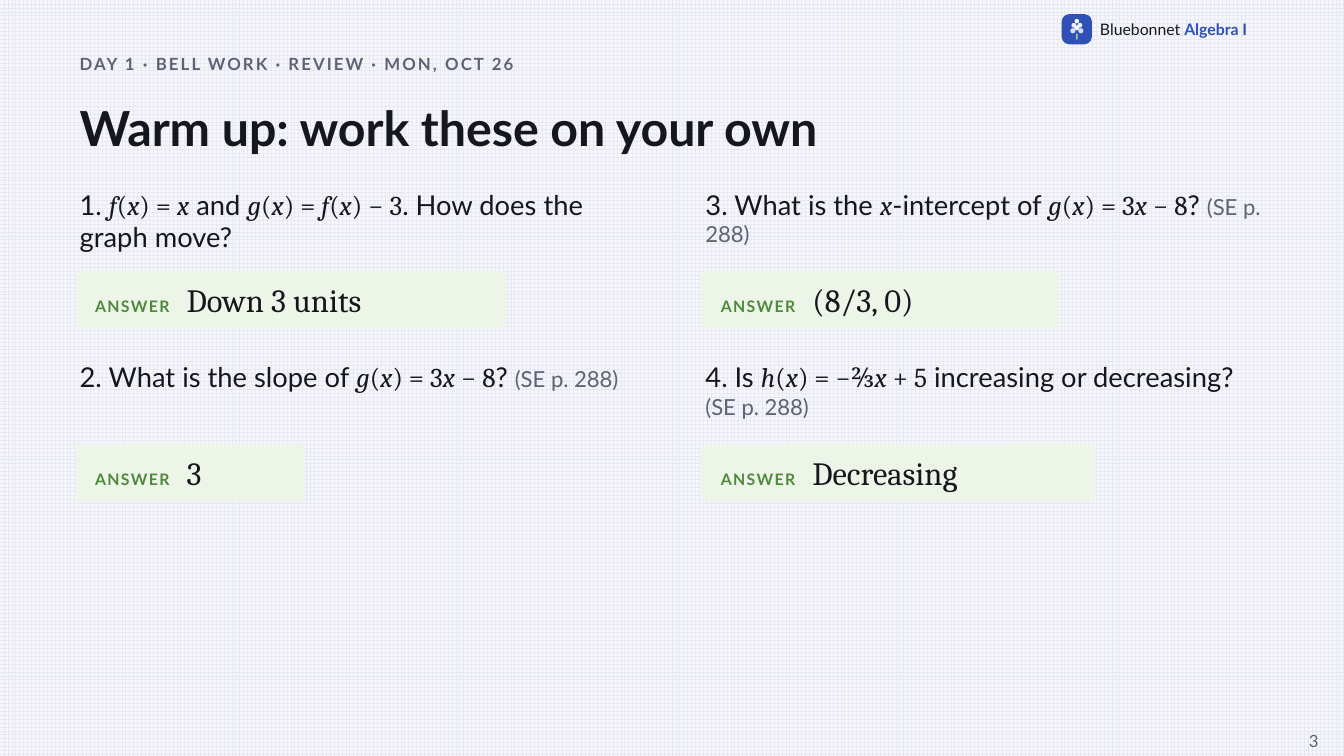
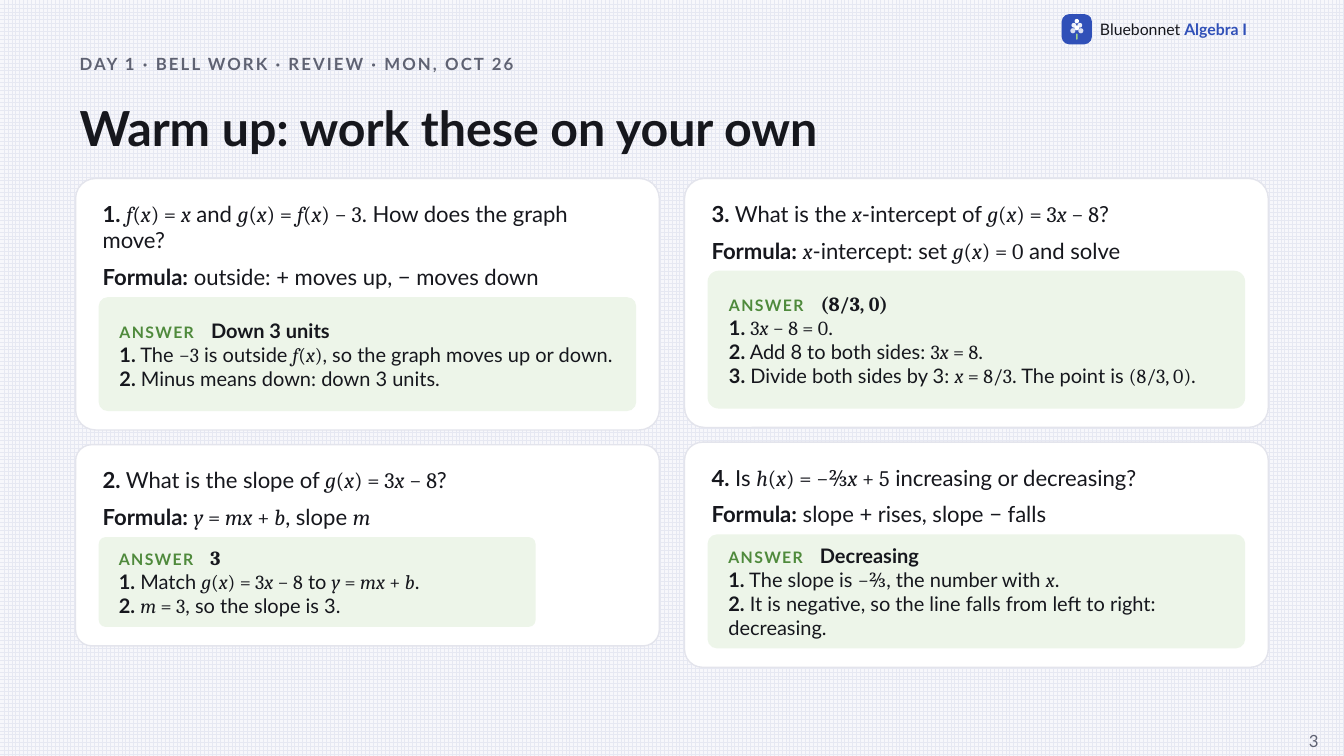
Before and after one commit to Apolloat2022/Algebra1M2U1L4, a slide deck: slide 3 of IEP/t2-lesson2-vertical-horizontal-transformations-IEP-catchup.pptx. Drawn at 1344x756 pixels with LibreOffice and Linux fonts; fonts in the diff are those of the drawing. Boxes give left, top, right and bottom in pixels: in the first picture for what was removed or moved away, otherwise in the second. Text is boxed around its words. In the diff, an @@ line names an element or a change of style, - is before the commit and + after.

```diff
--- a/IEP/t2-lesson2-vertical-horizontal-transformations-IEP-catchup.pptx
+++ b/IEP/t2-lesson2-vertical-horizontal-transformations-IEP-catchup.pptx
@@ rounded rectangle added at bbox=[76, 178, 659, 431], fill #FFFFFF, outline #E3E4EC 1 pt @@
@@ rounded rectangle added at bbox=[685, 178, 1268, 427], fill #FFFFFF, outline #E3E4EC 1 pt @@
@@ text "1. f(x) = x and ...": place and size @@
-text "1. f(x) = x and ..." at bbox=[80, 195, 584, 252]
+text "1. f(x) = x and ..." at bbox=[103, 205, 568, 248]
@@ text "1. f(x) = x and ..." at bbox=[103, 205, 568, 248]: size 19.5 to 15.8 pt; bold on in "1." @@
@@ text at bbox=[712, 205, 1109, 227]: text changed; size 19.5 to 15.8 pt @@
-3. What is the x-intercept of g(x) = 3x − 8? (SE p. 288)
+3. What is the x-intercept of g(x) = 3x − 8?
@@ text added at bbox=[103, 268, 538, 289], 15.8 pt, text #16171D @@
+Formula: outside: + moves up, − moves down
@@ text added at bbox=[712, 242, 1120, 264], 15.8 pt, text #16171D @@
+Formula: x-intercept: set g(x) = 0 and solve
@@ rounded rectangle removed at bbox=[76, 271, 506, 329] @@
-ANSWER Down 3 units
@@ rounded rectangle added at bbox=[99, 297, 636, 411], fill #EDF5E9, 14.2 pt, text #16171D @@
+ANSWER Down 3 units
+1. The −3 is outside f(x), so the graph moves up or down.
+2. Minus means down: down 3 units.
@@ rounded rectangle removed at bbox=[702, 271, 1059, 329] @@
-ANSWER (8/3, 0)
@@ rounded rectangle added at bbox=[708, 271, 1245, 409], fill #EDF5E9, 14.2 pt, text #16171D @@
+ANSWER (8/3, 0)
+1. 3x − 8 = 0.
+2. Add 8 to both sides: 3x = 8.
+3. Divide both sides by 3: x = 8/3. The point is (8/3, 0).
@@ rounded rectangle removed at bbox=[76, 444, 304, 501] @@
-ANSWER 3
@@ rounded rectangle added at bbox=[76, 445, 659, 646], fill #FFFFFF, outline #E3E4EC 1 pt @@
@@ rounded rectangle added at bbox=[685, 443, 1268, 667], fill #FFFFFF, outline #E3E4EC 1 pt @@
@@ rounded rectangle removed at bbox=[702, 444, 1096, 501] @@
-ANSWER Decreasing
@@ text at bbox=[103, 471, 447, 493]: text changed; size 19.5 to 15.8 pt @@
-2. What is the slope of g(x) = 3x − 8? (SE p. 288)
+2. What is the slope of g(x) = 3x − 8?
@@ text at bbox=[712, 469, 1136, 490]: text changed; size 19.5 to 15.8 pt @@
-4. Is h(x) = −⅔x + 5 increasing or decreasing? (SE p. 288)
+4. Is h(x) = −⅔x + 5 increasing or decreasing?
@@ text added at bbox=[103, 508, 371, 530], 15.8 pt, text #16171D @@
+Formula: y = mx + b, slope m
@@ text added at bbox=[712, 505, 1047, 526], 15.8 pt, text #16171D @@
+Formula: slope + rises, slope − falls
@@ rounded rectangle added at bbox=[99, 537, 536, 627], fill #EDF5E9, 14.2 pt, text #16171D @@
+ANSWER 3
+1. Match g(x) = 3x − 8 to y = mx + b.
+2. m = 3, so the slope is 3.
@@ rounded rectangle added at bbox=[708, 534, 1245, 648], fill #EDF5E9, 14.2 pt, text #16171D @@
+ANSWER Decreasing
+1. The slope is −⅔, the number with x.
+2. It is negative, so the line falls from left to right: decreasing.
```
Also in this commit, not shown: 2 other slides changed, 43 other files.
